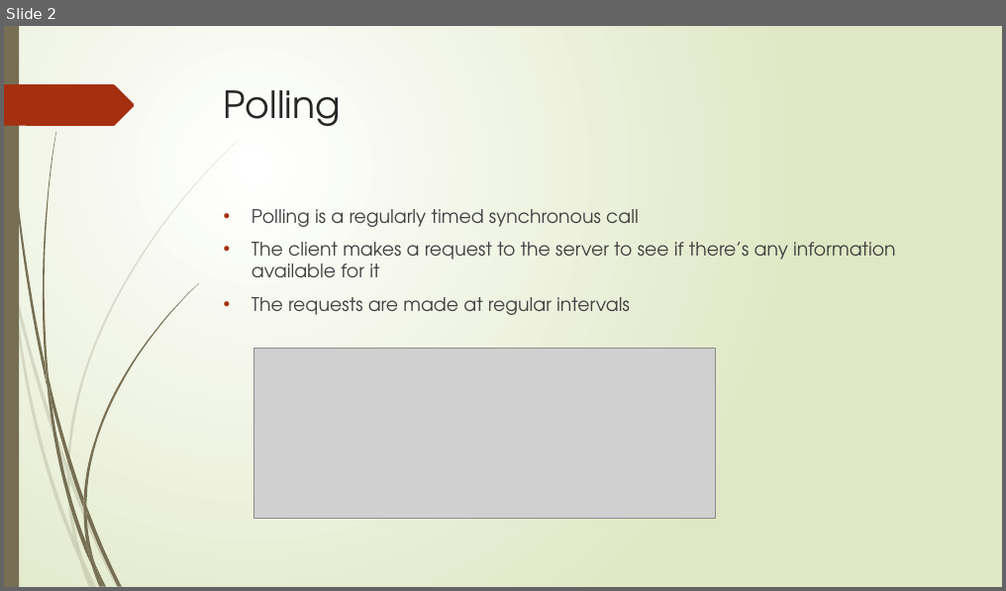
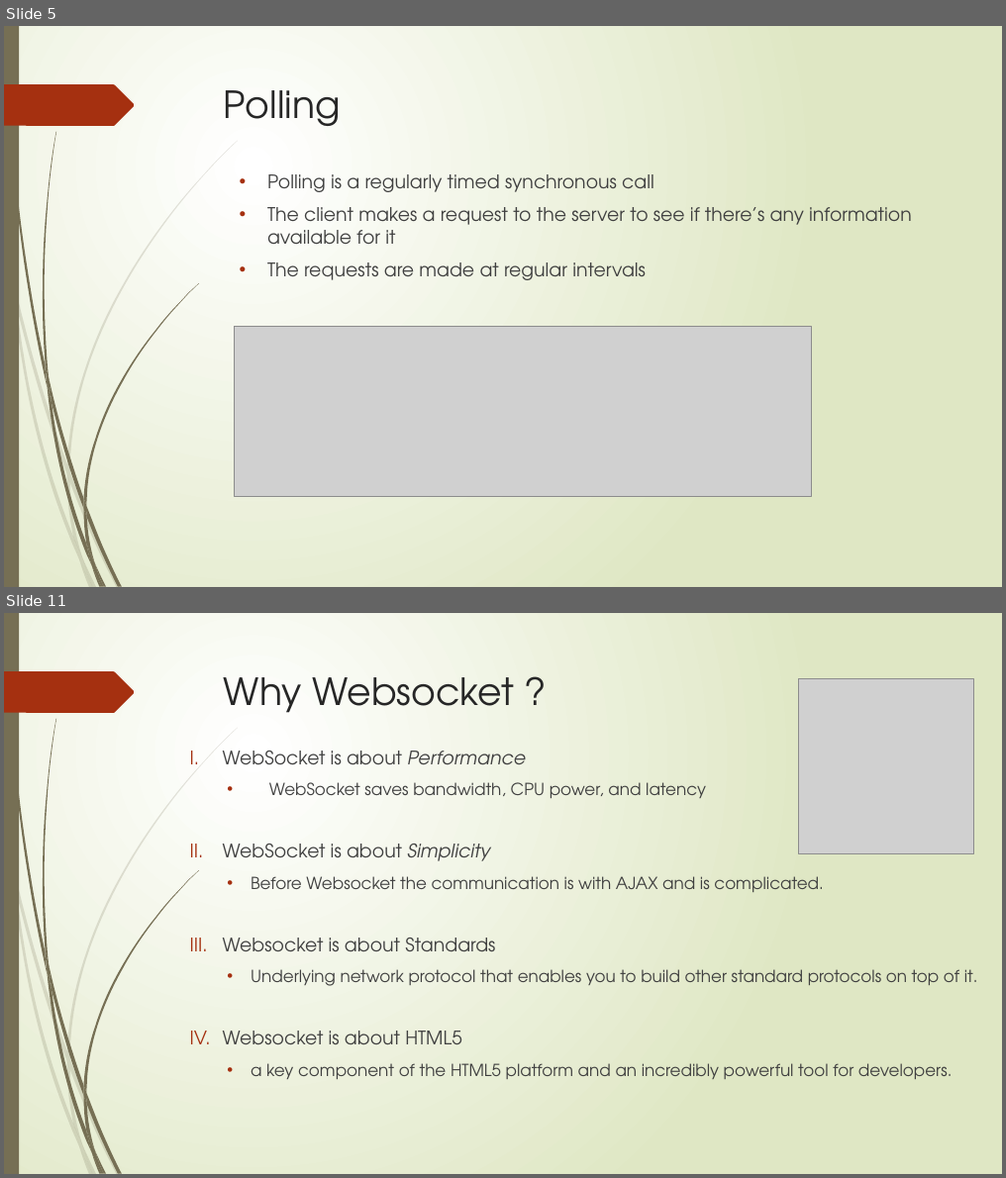
Before and after one commit to aliammar7/WebSocket, a slide deck: Websocket.pptx. Shown one above the other, each under a label of ours: slide 2 before the commit, slides 5 and 11 after it; the slides between them are not shown. The pictures are 1006x591 and 1006x1178 pixels, drawn with LibreOffice and Linux fonts; fonts in the diff are those of the drawing; grey boxes stand for pictures. Boxes give left, top, right and bottom in pixels: in the first picture for what was removed or moved away, otherwise in the second. Text is boxed around its words. In the diff, an @@ line names an element or a change of style, - is before the commit and + after.

```diff
--- a/Websocket.pptx
+++ b/Websocket.pptx
@@ slide 11 added at [4, 613, 1002, 1174], background gradient #FFFFFF to #DFE8C4; not listed: 24 template elements that a slide beside it also shows @@
@@ title added at [224, 677, 514, 713], 36 pt, text #262626 @@
+Why Websocket ?
@@ picture added at [798, 679, 973, 854] @@
@@ text added at [223, 751, 978, 1079], 16 pt, text #404040 @@
+I. WebSocket is about Performance
+  • WebSocket saves bandwidth, CPU power, and latency
+II. WebSocket is about Simplicity
+  • Before Websocket the communication is with AJAX and is complicated.
+III. Websocket is about Standards
+  • Underlying network protocol that enables you to build other standard protocols on top of it.
+IV. Websocket is about HTML5
+  • a key component of the HTML5 platform and an incredibly powerful tool for developers.
@@ what was slide 2 is now slide 5 @@
@@ slide 5 changed as well @@
@@ text "Polling is a regularly timed ...": place and size @@
-text "Polling is a regularly timed ..." at [252, 209, 896, 315]
+text "Polling is a regularly timed ..." at [267, 174, 912, 280]
@@ picture: place and size @@
-picture at [254, 348, 715, 519]
+picture at [235, 326, 812, 497]
```
Also in this commit, not shown: 1 other slide changed, 19 other slides added, 1 slide removed.
